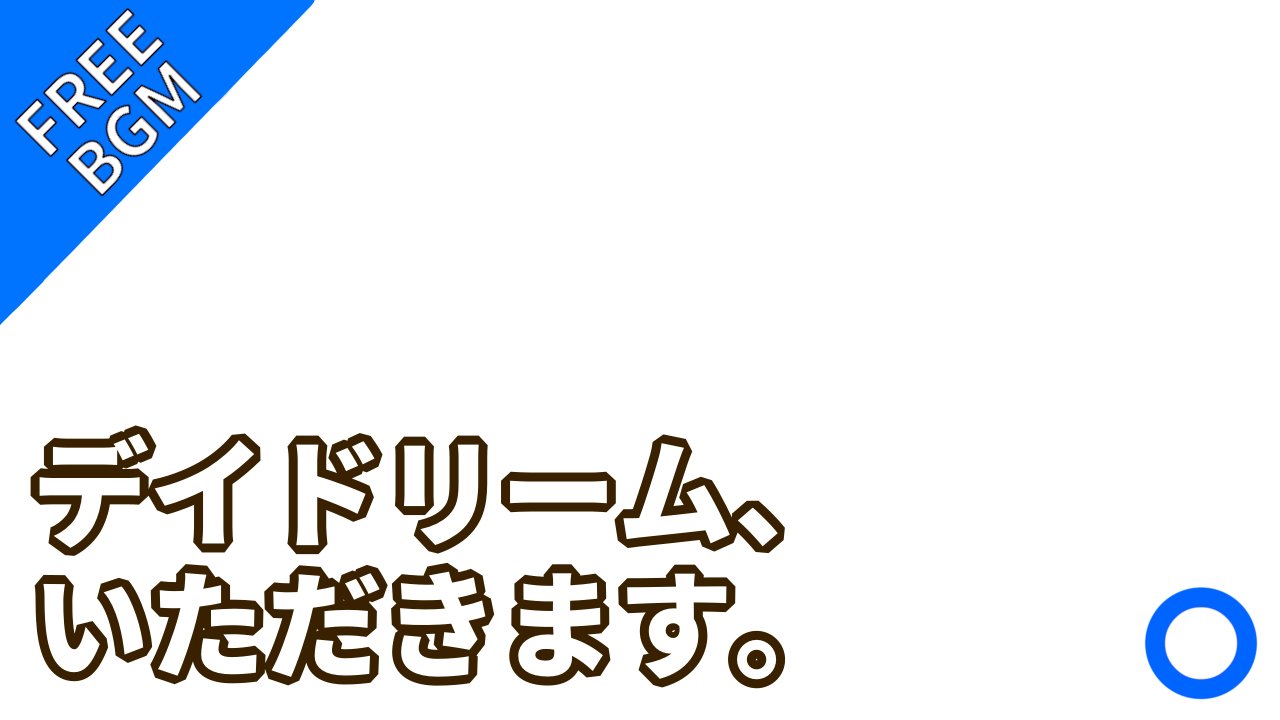
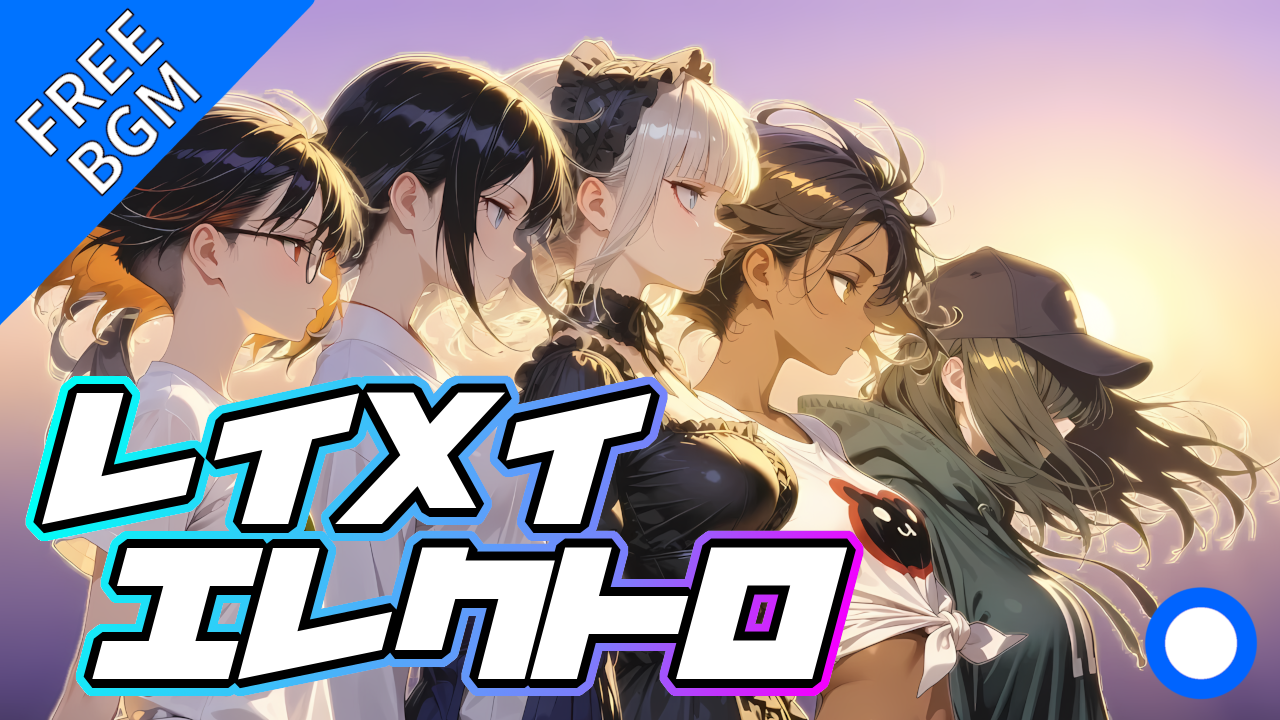
The second 1280px x 720px image is a revision of the first. Changes to its layers:
painted on "テキストレイヤー" over [30, 383, 856, 689]
added layer "レイヤー" above "REIMEIELECTRO_keyvisual.png" over [25, 375, 864, 697]
added layer "REIMEIELECTRO_keyvisual.png" over [0, 0, 1280, 720]
